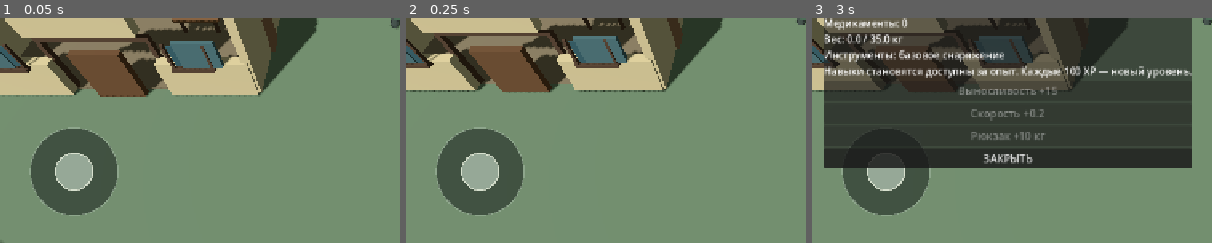
Above: before the commit, frames 1-3 (left to right).
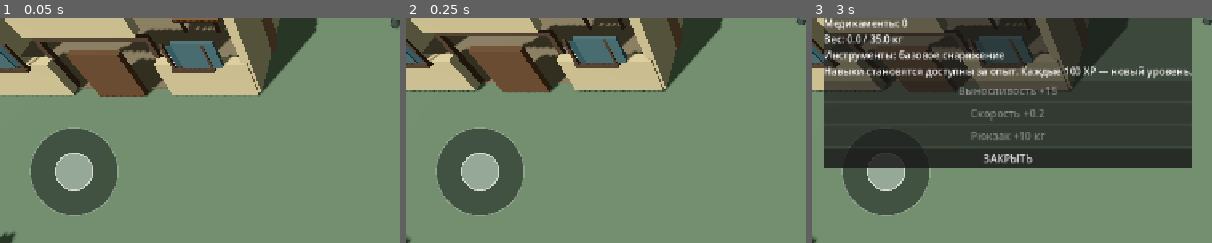
Above: after the commit, the same moments.

Repository: anriell666-byte/AshenForge
Game: Godot game, scene res://scenes/Main.tscn
Two runs of this game, one before a commit and one after it. Both use one fixed random seed, a clock stepped at 60 frames per second and the inputs below.
Inputs:
- Up to frame 1 (0.05 s): no input
- Up to frame 2 (0.25 s): no input
- Up to frame 3 (3 s): click "ATTACK" at 0.5 s; click "ACTION" at 1.25 s; click "RUN" at 2 s; click "BAG" at 2.75 s
The pictures show only the part of the screen within x 0-50%, y 50-100%; the shares and areas given below are measured in that part.

The runs differ from the first frame. In frame 1, 0.2% of the frame differs, in the area x 0-4%, y 95-100%; in frame 2, less than 0.1%; in frame 3, less than 0.1%.

Commit message:
Apply detailed infected models after enemy spawn

Diff:
--- a/scripts/main.gd
+++ b/scripts/main.gd
@@ -43,6 +43,7 @@
     add_child(visual_upgrade)
     visual_upgrade.call("setup", self, player)
     _build_infected()
+    visual_upgrade.call("dress_infected", infected)
     _build_ui()
     _load_game()
     expansion = Node.new()
